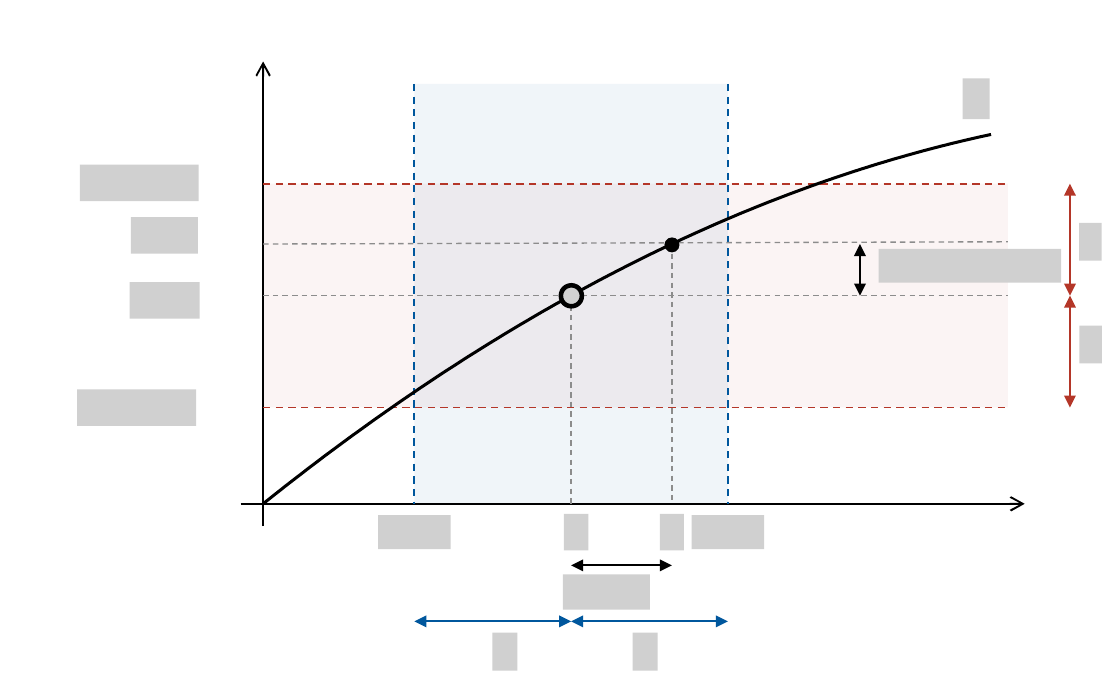
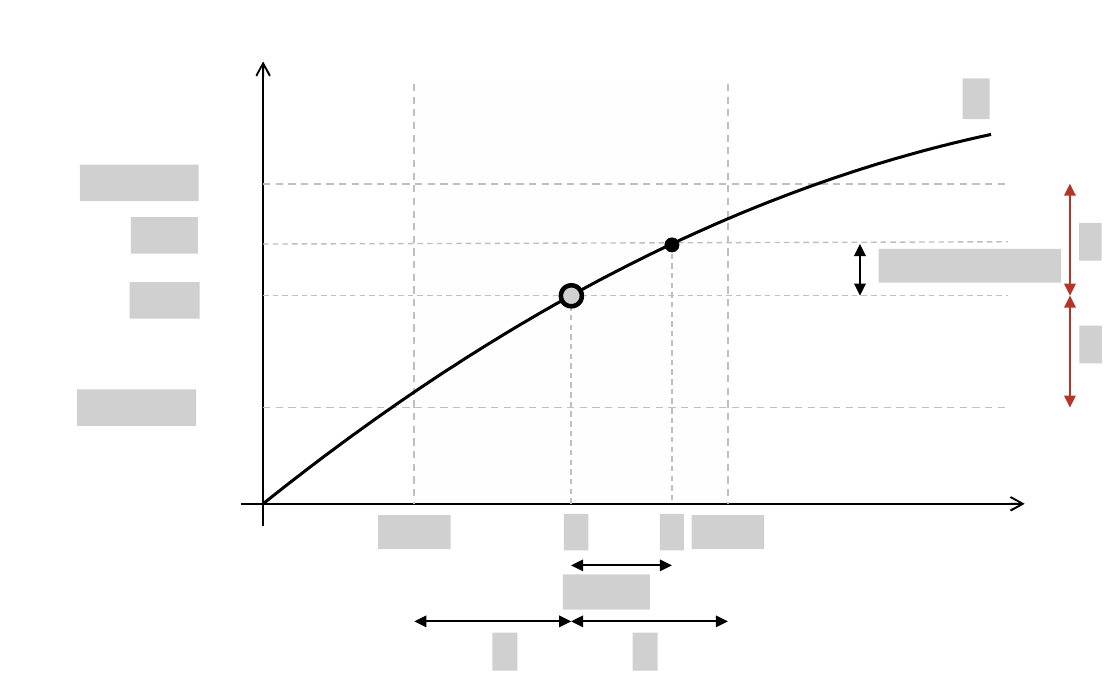
Before and after one commit to dirk-ostwald/Mathematische-Grundlagen-26-27, a slide deck: slide 1 of 5-Folgen-Grenzwerte-Stetigkeit/5-Abbildungen/magl-5-stetigkeit.pptx. Drawn at 1120x689 pixels with LibreOffice and Linux fonts; fonts in the diff are those of the drawing; grey boxes stand for pictures. Boxes give left, top, right and bottom in pixels: in the first picture for what was removed or moved away, otherwise in the second. Text is boxed around its words. In the diff, an @@ line names an element or a change of style, - is before the commit and + after.

```diff
--- a/5-Folgen-Grenzwerte-Stetigkeit/5-Abbildungen/magl-5-stetigkeit.pptx
+++ b/5-Folgen-Grenzwerte-Stetigkeit/5-Abbildungen/magl-5-stetigkeit.pptx
@@ rectangle at [413,83,726,503]: fill #00579D at 6% opacity to #F2F2F2 at 6% opacity @@
@@ line (413, 83) - (413, 503): stroke #00579D 0.6 pt dashed to #BFBFBF 0.6 pt dashed @@
@@ line (728, 83) - (728, 503): stroke #00579D 0.6 pt dashed to #BFBFBF 0.6 pt dashed @@
@@ line (262, 184) - (1008, 184): stroke #B43628 0.6 pt dashed to #BFBFBF 0.6 pt dashed @@
@@ rectangle removed at [262,184,1006,407] @@
@@ line (262, 245) - (1008, 243): stroke #8C8C8C 0.45 pt dashed to #BFBFBF 0.45 pt dashed @@
@@ line (672, 245) - (672, 503): stroke #8C8C8C 0.45 pt dashed to #BFBFBF 0.45 pt dashed @@
@@ line (262, 295) - (1008, 295): stroke #8C8C8C 0.45 pt dashed to #BFBFBF 0.45 pt dashed @@
@@ line (571, 295) - (571, 503): stroke #8C8C8C 0.45 pt dashed to #BFBFBF 0.45 pt dashed @@
@@ line (262, 407) - (1008, 407): stroke #B43628 0.6 pt dashed to #BFBFBF 0.6 pt dashed @@
@@ double arrow (413, 621) - (571, 621): stroke #00579D 0.6 pt to #000000 0.6 pt @@
@@ double arrow (571, 621) - (728, 621): stroke #00579D 0.6 pt to #000000 0.6 pt @@
```
Also in this commit, not shown: 55 other files.
